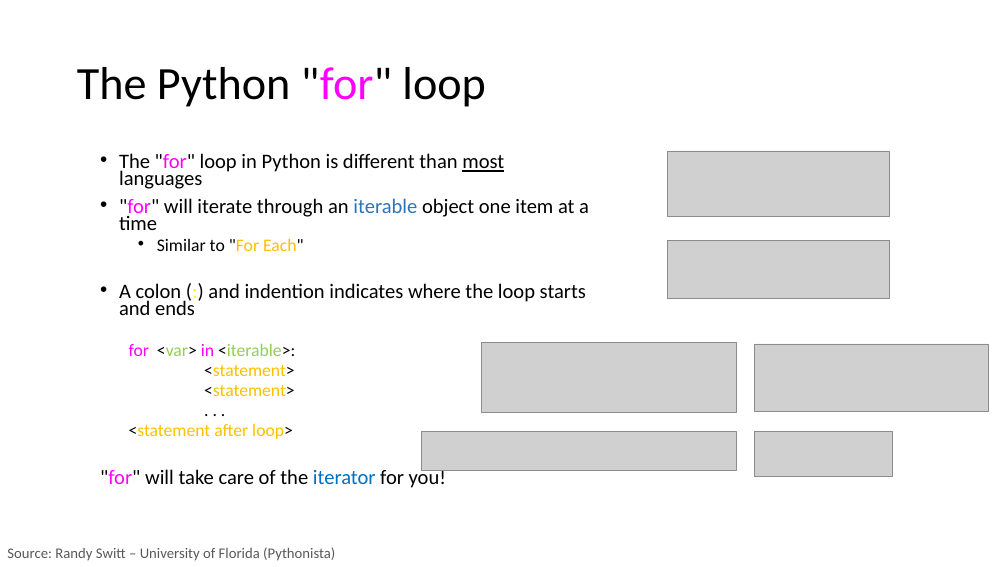
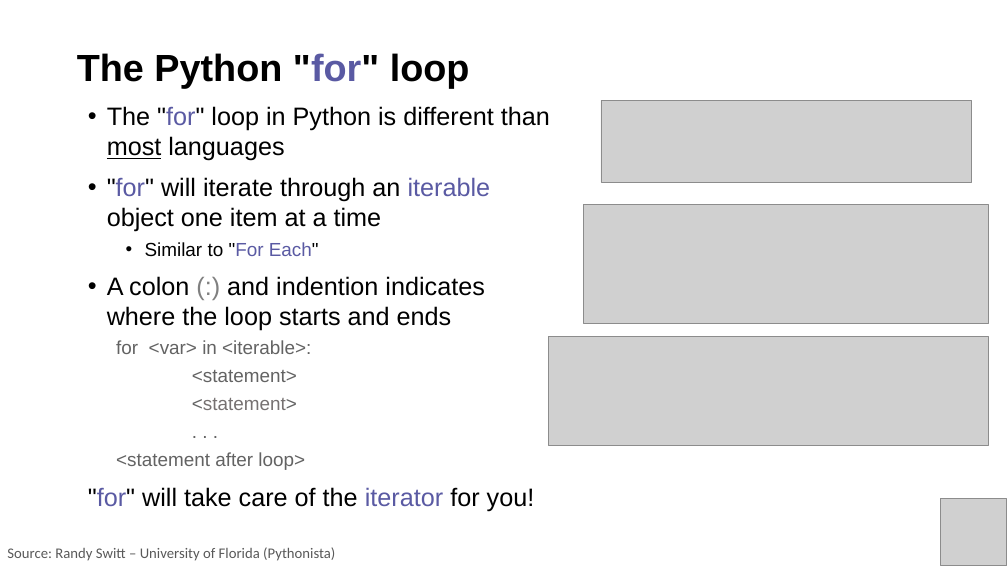
Before and after one commit to PracticumAI/python, a slide deck: slide 3 of presentations/03.1_loops.pptx. Drawn at 1008x567 pixels with LibreOffice and Linux fonts; fonts in the diff are those of the drawing; grey boxes stand for pictures. Boxes give left, top, right and bottom in pixels: in the first picture for what was removed or moved away, otherwise in the second. Text is boxed around its words. In the diff, an @@ line names an element or a change of style, - is before the commit and + after.

Commit message:
Update presentations with new color standards.

```diff
--- a/presentations/03.1_loops.pptx
+++ b/presentations/03.1_loops.pptx
@@ title "The Python "for" loop": place and size @@
-title "The Python "for" loop" at [77, 67, 486, 107]
+title "The Python "for" loop" at [77, 53, 470, 88]
@@ title "The Python "for" loop" at [77, 53, 470, 88]: size 44 to 36 pt, font Calibri to Arial, bold on; text colour #FF00FF to #5A5AA3 in ""for"" @@
@@ text "The "for" loop in Python ...": place and size @@
-text "The "for" loop in Python ..." at [100, 153, 589, 488]
+text "The "for" loop in Python ..." at [88, 106, 550, 511]
@@ text "The "for" loop in Python ..." at [88, 106, 550, 511]: size 19.6 to 24 pt in "The "for" loop in Python is different ...", ""for" will iterate through an iterable object ...", "A colon (:) and indention indicates where ...", ""for" will take care of the iterator ..."; font Calibri to Arial; text colour #FF00FF to #5A5AA3 in ""for"", ""for"", ""for""; text colour #2E75B6 to #5A5AA3 in "iterable"; size 16.8 to 18 pt in "Similar to "For Each"", "for <var> in <iterable>:", "<statement>", "<statement>" and 2 more places; text colour #FFC000 to #5A5AA3 in ""For Each""; text colour #000000 to #808080, text colour #FFFF00 to #808080 in "(:)"; text colour #FF00FF to #636363 in "for in"; text colour #000000 to #636363 in "<var> <iterable>:", "<statement>", "<statement>", ". . ." and 1 more places; text colour #92D050 to #636363 in "<var> <iterable>:"; text colour #FFC000 to #636363 in "<statement>", "<statement after loop>"; text colour #FFC000 to #767171 in "<statement>"; text colour #0070C0 to #5A5AA3 in "iterator"; line spacing 0.7 to 1 @@
@@ picture added at [601, 101, 972, 182] @@
@@ picture removed at [668, 151, 890, 217] @@
@@ picture added at [584, 205, 988, 324] @@
@@ picture removed at [668, 240, 890, 299] @@
@@ picture removed at [482, 343, 736, 413] @@
@@ picture added at [549, 337, 988, 446] @@
@@ picture removed at [755, 344, 988, 411] @@
@@ picture removed at [421, 432, 737, 470] @@
@@ picture removed at [755, 431, 892, 476] @@
@@ picture added at [941, 499, 1007, 566] @@
```
Also in this commit, not shown: 9 other slides changed, 3 other files.
